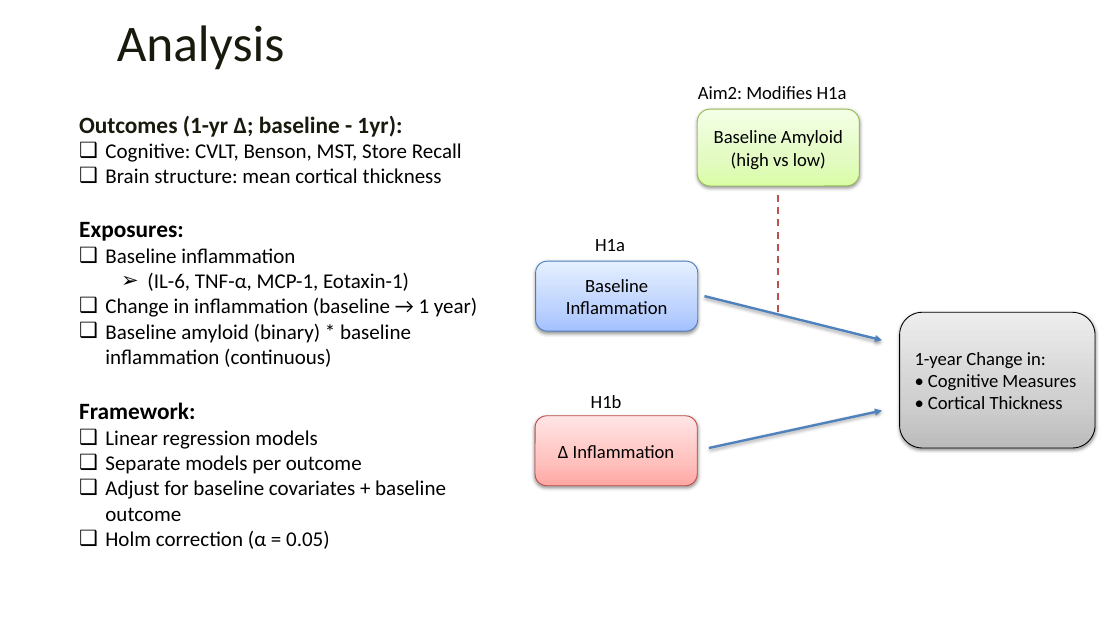
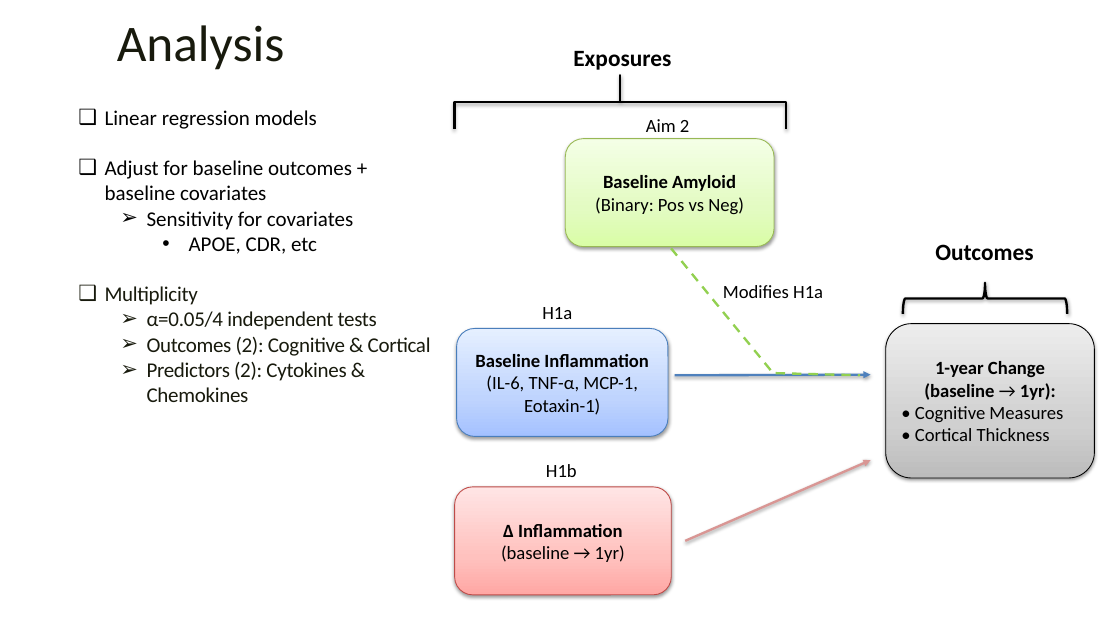
Before and after one commit to rysummers/BIOS6624-Class, a slide deck: slide 3 of Project2/Reports/Project2_Presentation_summers.pptx. Drawn at 1120x630 pixels with LibreOffice and Linux fonts; fonts in the diff are those of the drawing; background and template pictures are left out. Boxes give left, top, right and bottom in pixels: in the first picture for what was removed or moved away, otherwise in the second. Text is boxed around its words. In the diff, an @@ line names an element or a change of style, - is before the commit and + after.

```diff
--- a/Project2/Reports/Project2_Presentation_summers.pptx
+++ b/Project2/Reports/Project2_Presentation_summers.pptx
@@ text added at bbox=[573, 51, 671, 70], 20 pt, text #000000, bold @@
+Exposures
@@ text "Linear regression models": place and size @@
-text "Linear regression models" at bbox=[79, 116, 477, 549]
+text "Linear regression models" at bbox=[105, 110, 431, 402]
@@ right brace added at bbox=[455, 75, 786, 129], outline #000000 2 pt @@
@@ text at bbox=[79, 116, 477, 419]: paragraphs removed @@
-Outcomes (1-yr Δ; baseline - 1yr):
-❑ Cognitive: CVLT, Benson, MST, Store Recall
-❑ Brain structure: mean cortical thickness
-Exposures:
-❑ Baseline inflammation
-  ➢ (IL-6, TNF-α, MCP-1, Eotaxin-1)
-❑ Change in inflammation (baseline → 1 year)
-❑ Baseline amyloid (binary) * baseline inflammation (continuous)
-Framework:
@@ text added at bbox=[646, 119, 689, 132], 16 pt, text #000000 @@
+Aim 2
@@ rounded rectangle "Baseline Amyloid (Binary: Pos vs ...": place and size @@
-rounded rectangle "Baseline Amyloid (Binary: Pos vs ..." at bbox=[697, 109, 860, 186]
+rounded rectangle "Baseline Amyloid (Binary: Pos vs ..." at bbox=[565, 139, 774, 247]
@@ text at bbox=[105, 160, 431, 402]: text changed; text colour #000000 to #181A0D @@
-❑ Separate models per outcome
-❑ Adjust for baseline covariates + baseline outcome
-❑ Holm correction (α = 0.05)
+❑ Adjust for baseline outcomes + baseline covariates
+  ➢ Sensitivity for covariates
+    • APOE, CDR, etc
+❑ Multiplicity
+  ➢ α=0.05/4 independent tests
+  ➢ Outcomes (2): Cognitive & Cortical
+  ➢ Predictors (2): Cytokines & Chemokines
@@ text in rounded rectangle at bbox=[595, 175, 744, 215]: text changed @@
-Baseline Amyloid
-(high vs low)
+Baseline Amyloid
+(Binary: Pos vs Neg)
@@ line moved from (779, 313) - (779, 192) to (770, 371) - (670, 247) @@
@@ line (770, 371) - (670, 247): stroke #C0504D 1.5 pt dashed to #92D050 2 pt dashed @@
@@ text added at bbox=[935, 244, 1033, 260], 20 pt, text #000000, bold @@
+Outcomes
@@ text "H1a": place and size @@
-text "H1a" at bbox=[595, 239, 625, 251]
+text "H1a" at bbox=[542, 307, 572, 319]
@@ text at bbox=[723, 285, 823, 298]: text changed @@
-Aim2: Modifies H1a
+Modifies H1a
@@ right brace added at bbox=[903, 283, 1067, 314], outline #000000 2 pt @@
@@ rounded rectangle "Baseline Inflammation": place and size @@
-rounded rectangle "Baseline Inflammation" at bbox=[536, 261, 698, 331]
+rounded rectangle "Baseline Inflammation" at bbox=[457, 329, 669, 437]
@@ rounded rectangle "1-year Change (baseline → 1yr):": place and size @@
-rounded rectangle "1-year Change (baseline → 1yr):" at bbox=[900, 313, 1096, 449]
+rounded rectangle "1-year Change (baseline → 1yr):" at bbox=[886, 323, 1094, 478]
@@ text in rounded rectangle at bbox=[475, 354, 649, 367]: bold on in "Baseline Inflammation" @@
@@ text in rounded rectangle at bbox=[486, 375, 638, 415]: paragraph added @@
+(IL-6, TNF-α, MCP-1, Eotaxin-1)
@@ arrow moved from (705, 297) - (882, 340) to (675, 376) - (870, 375) @@
@@ line added from (776, 373) to (860, 376), #92D050 2 pt dashed @@
@@ text in rounded rectangle at bbox=[924, 361, 1056, 400]: text changed; bold on @@
-1-year Change in:
+1-year Change (baseline → 1yr):
@@ text "H1b": place and size @@
-text "H1b" at bbox=[591, 395, 622, 408]
+text "H1b" at bbox=[546, 464, 577, 477]
@@ arrow moved from (709, 448) - (882, 411) to (686, 541) - (870, 460) @@
@@ arrow (686, 541) - (870, 460): stroke #4F81BD 2 pt to #D99694 2 pt @@
@@ rounded rectangle "Δ Inflammation": place and size @@
-rounded rectangle "Δ Inflammation" at bbox=[535, 416, 697, 486]
+rounded rectangle "Δ Inflammation" at bbox=[455, 487, 671, 596]
@@ text in rounded rectangle at bbox=[503, 524, 623, 537]: bold on in "Δ Inflammation" @@
@@ text in rounded rectangle at bbox=[501, 545, 625, 562]: paragraph added @@
+(baseline → 1yr)
```
Also in this commit, not shown: 4 other slides changed, 1 slide added, 2 slides removed, 7 other files.
